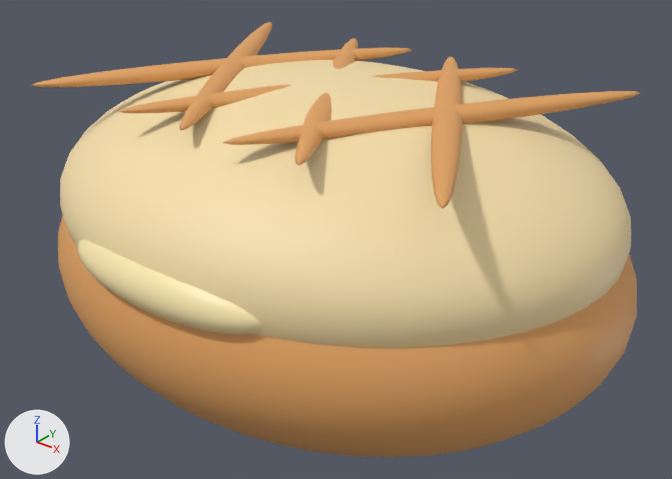
What one commit did to the glTF model models/catch_breads/bread_cream_melon.glb.
Before and after are seen from a 50 mm lens placed at (0.752, -0.932, 0.57), pointed at (0.006, 0.0, -0.008). The lights are fixed; the arrows at lower left show +X, +Y and +Z. The older version comes first. Where no turn or scale is listed for an object, it has been applied to the vertices.

The first picture shows 'カスタードのぞき窓', 'メロン皮', '格子の焼き溝', '格子の焼き溝.001', '格子の焼き溝.002', '格子の焼き溝.003', '格子の焼き溝.004', '格子の焼き溝.005', '焼きたてパン'.
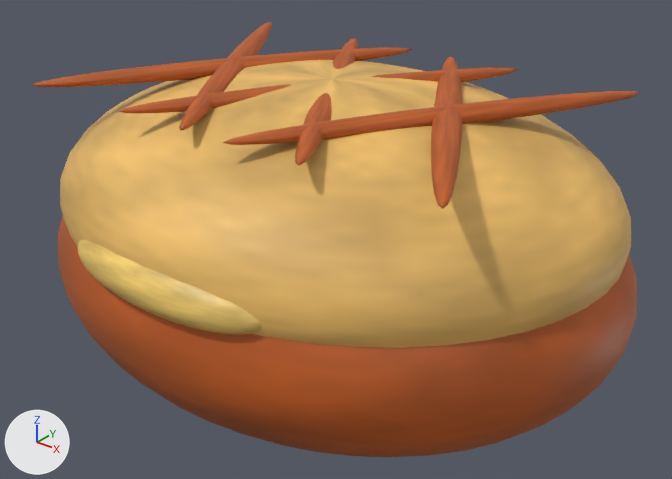
Boxes [x1, y1, x2, y2] around the edits, measured in the pictures (672 x 479 px):
'メロン皮', surface changed (beige to orange): [60, 60, 631, 348] in both
'焼きたてパン', surface changed (orange to brown): [58, 216, 637, 457] in both
'カスタードのぞき窓', surface changed (beige to yellow): [78, 240, 262, 335] in both
'格子の焼き溝.002', surface changed (orange to brown): [223, 91, 641, 145] in both
'格子の焼き溝', surface changed (orange to brown): [31, 48, 413, 87] in both
'格子の焼き溝.005', surface changed (darker): [431, 56, 462, 209] in both
'格子の焼き溝.001', surface changed: [118, 68, 518, 113] in both
'格子の焼き溝.003', surface changed (orange to brown): [179, 22, 272, 130] in both
'格子の焼き溝.004', surface changed (darker): [295, 38, 358, 166] in both

Patch to the scene script:
```diff
--- a/models/catch_breads/bread_cream_melon.glb.py
+++ b/models/catch_breads/bread_cream_melon.glb.py
@@ img_material_03 @@
+img_material_03 = load_image('material_03', '_unpacked/material_03', 64, 64, 'sRGB')
@@ img_material_11 @@
+img_material_11 = load_image('material_11', '_unpacked/material_11', 64, 64, 'sRGB')
@@ img_material_02 @@
+img_material_02 = load_image('material_02', '_unpacked/material_02', 64, 64, 'sRGB')
@@ mat_きつね色の焼き皮 @@
 mat_きつね色の焼き皮 = principled_material('きつね色の焼き皮')
-mat_きつね色の焼き皮.base_color = (0.77, 0.37, 0.12)  # orange #e3a461
+mat_きつね色の焼き皮.texture = img_material_02
 mat_きつね色の焼き皮.roughness = 0.55
@@ mat_クッキー生地 @@
 mat_クッキー生地 = principled_material('クッキー生地')
-mat_クッキー生地.base_color = (0.94, 0.75, 0.41)  # beige #f8e1ac
+mat_クッキー生地.texture = img_material_11
 mat_クッキー生地.roughness = 0.55
@@ mat_クリーム @@
 mat_クリーム = principled_material('クリーム')
-mat_クリーム.base_color = (0.96, 0.81, 0.43)  # beige #fae8af
+mat_クリーム.texture = img_material_03
 mat_クリーム.roughness = 0.43
```
